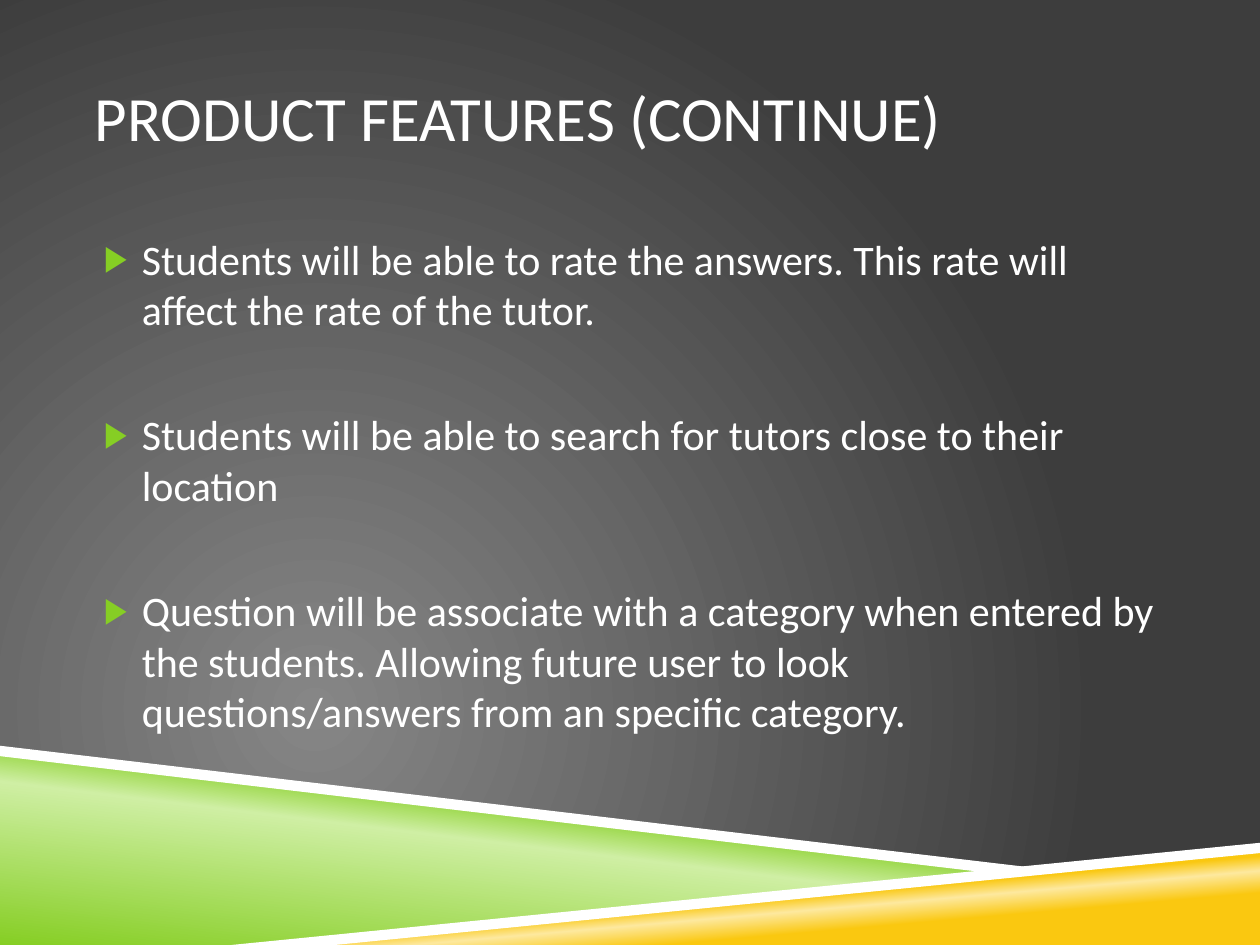
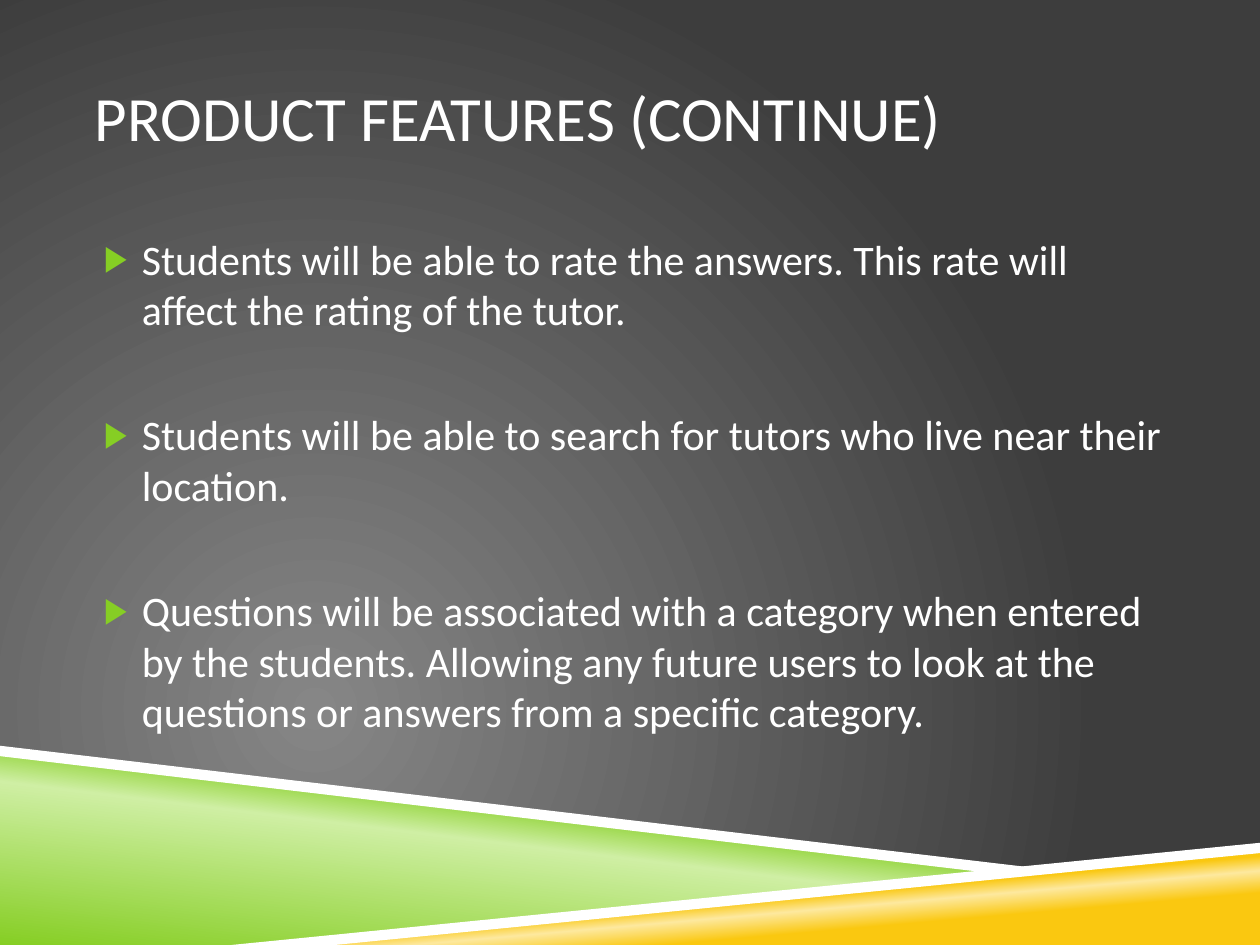
Before and after one commit to razfriman/Snap2Ask, a slide deck: slide 6 of Proposal.pptx. Drawn at 1260x945 pixels with LibreOffice and Linux fonts; fonts in the diff are those of the drawing; background and template pictures are left out. Boxes give left, top, right and bottom in pixels: in the first picture for what was removed or moved away, otherwise in the second. Text is boxed around its words. In the diff, an @@ line names an element or a change of style, - is before the commit and + after.

Commit message:
small changes to product features

```diff
--- a/Proposal.pptx
+++ b/Proposal.pptx
@@ text at (142,246,1161,734): text changed @@
-▶ Students will be able to rate the answers. This rate will affect the rate of the tutor.
-▶ Students will be able to search for tutors close to their location
-▶ Question will be associate with a category when entered by the students. Allowing future user to look questions/answers from an specific category.
+▶ Students will be able to rate the answers. This rate will affect the rating of the tutor.
+▶ Students will be able to search for tutors who live near their location.
+▶ Questions will be associated with a category when entered by the students. Allowing any future users to look at the questions or answers from a specific category.
```
Also in this commit, not shown: 1 other slide changed.
